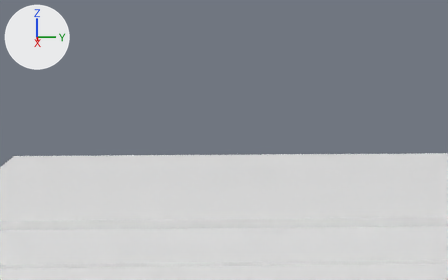
Before and after pictures for a commit that changed the Blender file Models/Road/Road.blend.
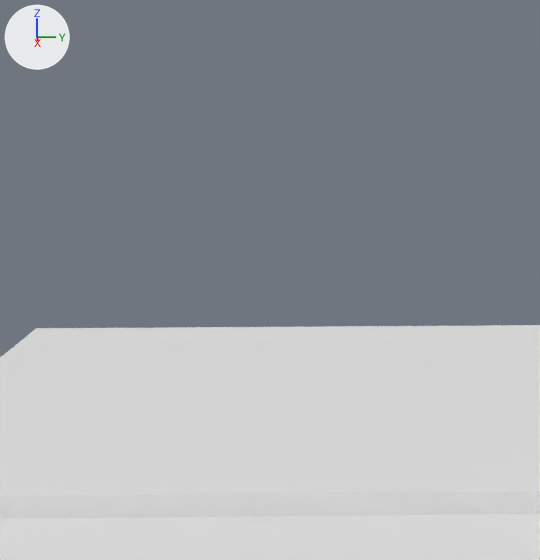
The first picture shows the older version from a 50 mm camera at (12.78, -7.04, 6.68) aimed at (-4.32, -6.61, 2.77). The close-ups show both versions on the part from 0% to 47% of the width and 10% to 88% of the height of that picture; other places that the commit changed are outside them. Lighting does not change. The marker at upper left points along +X, +Y and +Z.

The scene before the commit, as lines of its bpy script (objects in view):
```python
me_plane_001 = bpy.data.meshes.new('Plane.001')
me_plane_001.from_pydata(...)  # 16 vertices, 7 faces; spans x -6.05..6.17, y -1.0..1.0, z 0.0..0.37
ob_road = bpy.data.objects.new('Road', me_plane_001)
ob_road.location = (0.0, 0.0, 0.0)
ob_road.scale = (2.0, 15.0, 1.0)
```
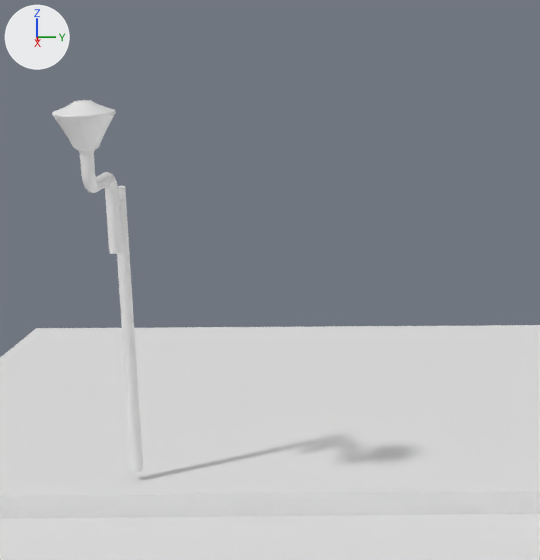
Changed parts and their boxes [x1, y1, x2, y2] in the close-ups (540 x 560 px):
'Street lamp', added
    after: [52, 100, 143, 472]

Patch to the scene script:
```diff
--- a/Models/Road/Road.blend.py
+++ b/Models/Road/Road.blend.py
@@ me_cylinder_001 @@
+me_cylinder_001.from_pydata(...)  # 3060 vertices, 2818 faces; spans x -7.6..15.1, y -4.6..4.6, z -39.5..24.7
@@ ob_street_lamp @@
+ob_street_lamp = bpy.data.objects.new('Street lamp', me_cylinder_001)
+ob_street_lamp.location = (-4.46, -11.67, 3.2)
+ob_street_lamp.scale = (0.0686, 0.0686, 0.0686)
```
